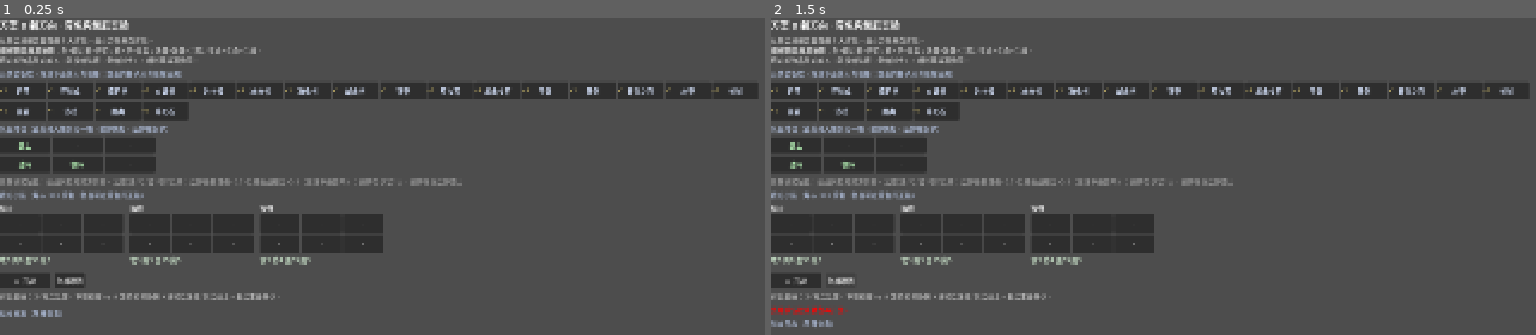
Above: before the commit, frames 1-2 (left to right).
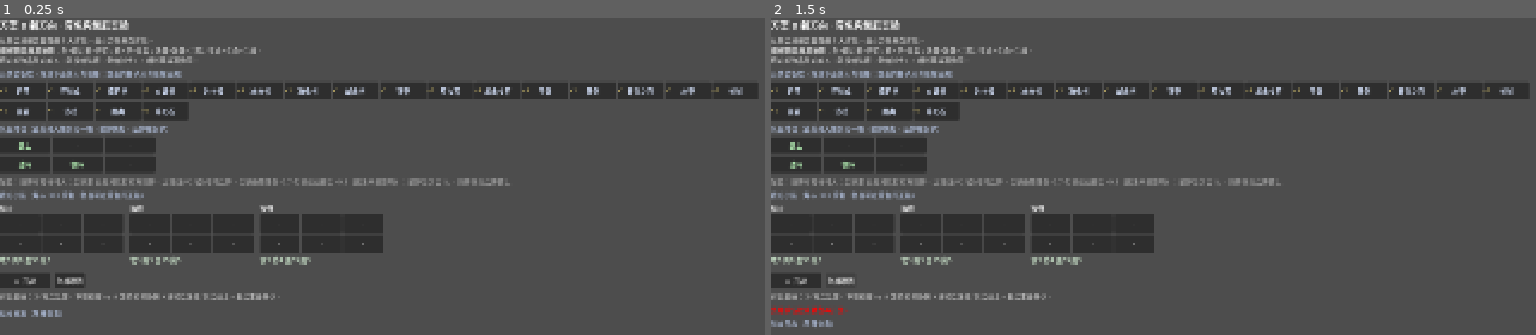
Above: after the commit, the same moments.

Repository: liyang29/Brave-Team
Game: Godot game, scene res://scenes/experiments/BackpackExperiment.tscn
Same seed, same stepped clock (60 frames per second), same inputs: the game is played once before the commit and once after it. This scene is started directly instead of the project's main scene.
Inputs:
- Up to frame 1 (0.25 s): no input
- Up to frame 2 (1.5 s): click "⚔ 开战" at 0.5 s; click "全部取回" at 1.25 s

The runs differ from the first frame. In frame 1, 0.6% of the frame differs, in the area x 0-67%, y 50-53%; in frame 2, 0.6%.

Commit message:
feat(combat): 触及改为模型C（站位+职业）+ 重调平衡
- _soft_reachable：前排可打任何排；后排里 远程打任何人、近战只打对方前排
  （比纯职业版多了"前排能威胁后排"的摆阵意义，更还原世界树/暗黑地牢站位感）
- 敌人数值回调到与该触及匹配：好build 20/20 · 中庸 ~12/20 · 烂build 0/20
- 背包面板站位说明 + COMBAT_MANUAL 同步模型C；122/122 绿

Co-Authored-By: Claude Opus 4.8 <noreply@anthropic.com>

Diff:
--- a/scripts/systems/combat/BattleSimulator.gd
+++ b/scripts/systems/combat/BattleSimulator.gd
@@ -415,10 +415,11 @@
 # 近战单位：可打「暴露」单位 = 所有前排 + 所在列没有存活前排掩护的后排。
 #   → 把脆皮后排摆在有肉盾的同一列才挡得住；摆在空列会被近战点穿。
 # 入参 opponents 已是存活列表；返回非空（全暴露则退化为全体）。
-# soft_row 触及：远程(can_reach_back)可打任何人；近战只能打对方前排。
+# soft_row 触及（模型 C：站位 + 职业）：
+#   前排：打任何人；后排：远程(can_reach_back)打任何人、近战只能打对方前排。
 # 配合"前排全灭后排顶上"，近战永远有前排可打；对方无前排时退化为全体（兜底）。
 static func _soft_reachable(unit: BattleCombatant, opponents: Array) -> Array:
-	if unit.can_reach_back:
+	if unit.row == "front" or unit.can_reach_back:
 		return opponents
 	var front: Array = opponents.filter(func(bc): return bc.row == "front")
 	return front if not front.is_empty() else opponents
--- a/scripts/systems/factories/MonsterFactory.gd
+++ b/scripts/systems/factories/MonsterFactory.gd
@@ -17,13 +17,13 @@
 #   ai     : EnemyData.AI_*（默认 AI_BASIC_ATTACK）
 const ENEMIES: Dictionary = {
 	# ── 跑局线（村庄→林间→剧毒→泉水→废墟→魔王）──────────────────────────────
-	"wolf":        { "name": "野狼", "hp": 48, "atk": 8,  "def": 2, "spd": 9 },
-	"venom_bug":   { "name": "毒虫", "hp": 32, "atk": 7,  "def": 1, "spd": 11, "row": "back", "ranged": true },
-	"stone_guard": { "name": "石卫", "hp": 78, "atk": 9,  "def": 6, "spd": 6 },
-	"bandit":      { "name": "强盗", "hp": 66, "atk": 10, "def": 4, "spd": 10 },
-	"ranger":      { "name": "游侠", "hp": 46, "atk": 9,  "def": 2, "spd": 12, "row": "back", "ranged": true },
-	"demon_lord":  { "name": "魔王", "hp": 200, "atk": 16, "def": 9, "spd": 10 },
-	"claw_minion": { "name": "爪牙", "hp": 72, "atk": 10, "def": 4, "spd": 9 },
+	"wolf":        { "name": "野狼", "hp": 56, "atk": 10, "def": 2, "spd": 9 },
+	"venom_bug":   { "name": "毒虫", "hp": 45, "atk": 8,  "def": 1, "spd": 11, "row": "back", "ranged": true },
+	"stone_guard": { "name": "石卫", "hp": 93, "atk": 10, "def": 7, "spd": 6 },
+	"bandit":      { "name": "强盗", "hp": 78, "atk": 12, "def": 4, "spd": 10 },
+	"ranger":      { "name": "游侠", "hp": 60, "atk": 11, "def": 2, "spd": 12, "row": "back", "ranged": true },
+	"demon_lord":  { "name": "魔王", "hp": 222, "atk": 18, "def": 10, "spd": 10 },
+	"claw_minion": { "name": "爪牙", "hp": 84, "atk": 12, "def": 4, "spd": 9 },
 
 	# ── 实验场景用（前排蛮兵 + 后排巫师）──────────────────────────────────────
 	"brute":     { "name": "蛮兵",   "hp": 90, "atk": 15, "def": 6, "spd": 8, "ai": EnemyData.AI_AGGRESSIVE },
--- a/scripts/ui/BackpackPrepPanel.gd
+++ b/scripts/ui/BackpackPrepPanel.gd
@@ -116,7 +116,7 @@
 	box.add_child(grid)
 	var legend := Label.new()
 	legend.modulate = Color(0.6, 0.6, 0.6)
-	legend.text = "世界树式站位：近战只能打对方前排、远程(法/弓/盗)可打后排；后排受物理伤×0.7、后排近战输出×0.5（魔法不受影响）；前排至少留1人，前排全灭后排顶上"
+	legend.text = "站位：前排可打任何人；后排里 近战只能打对方前排、远程(法/弓/盗)可打后排。后排受物理伤×0.7、后排近战输出×0.5（魔法不受影响）；前排至少留1人，前排全灭后排顶上"
 	box.add_child(legend)
 	return box
 
Not shown, changed: docs/COMBAT_MANUAL.md
